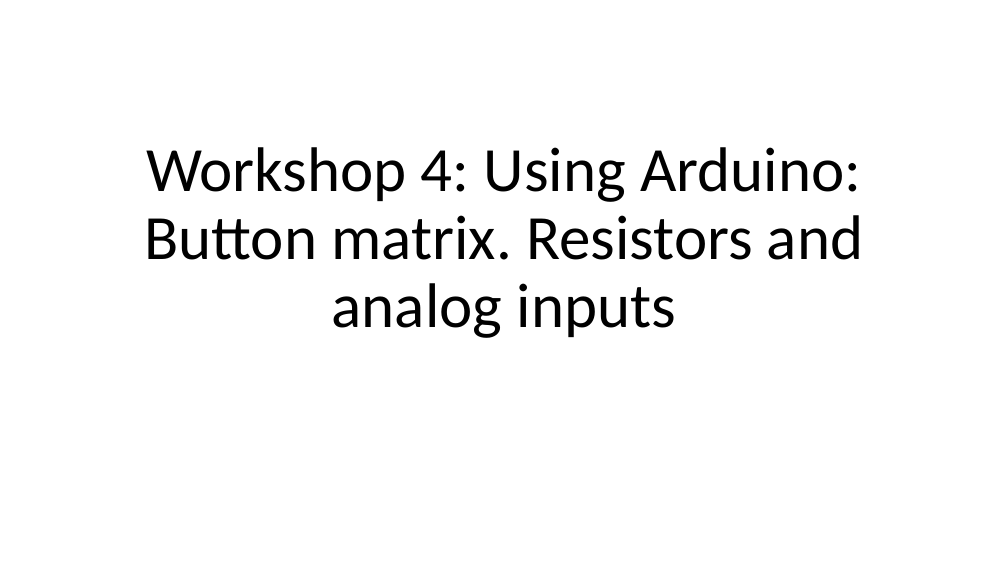
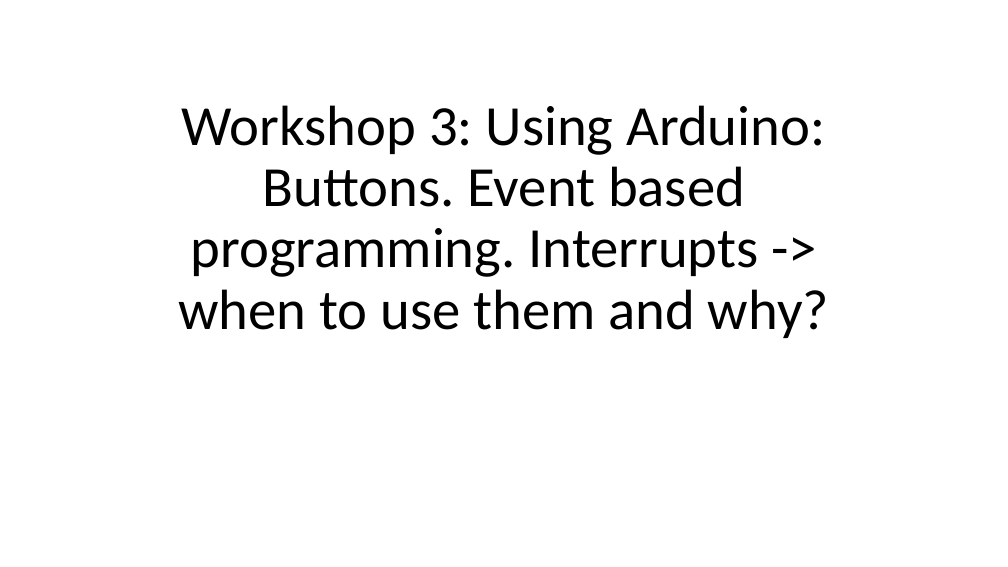
Before and after one commit to Runtime-Learner/McGill-BattleBots-Club, a slide deck: slide 1 of ECSE/Workshop-4/workshop4.pptx. Drawn at 1008x567 pixels with LibreOffice and Linux fonts; fonts in the diff are those of the drawing. Boxes give left, top, right and bottom in pixels: in the first picture for what was removed or moved away, otherwise in the second. Text is boxed around its words. In the diff, an @@ line names an element or a change of style, - is before the commit and + after.

```diff
--- a/ECSE/Workshop-4/workshop4.pptx
+++ b/ECSE/Workshop-4/workshop4.pptx
@@ title at (178, 105, 829, 338): text changed; size 60 to 54 pt @@
-Workshop 4: Using Arduino: Button matrix. Resistors and analog inputs
+Workshop 3: Using Arduino: Buttons. Event based programming. Interrupts -> when to use them and why?
```
Also in this commit, not shown: 3 slides added, 2 slides removed, 4 other files.
